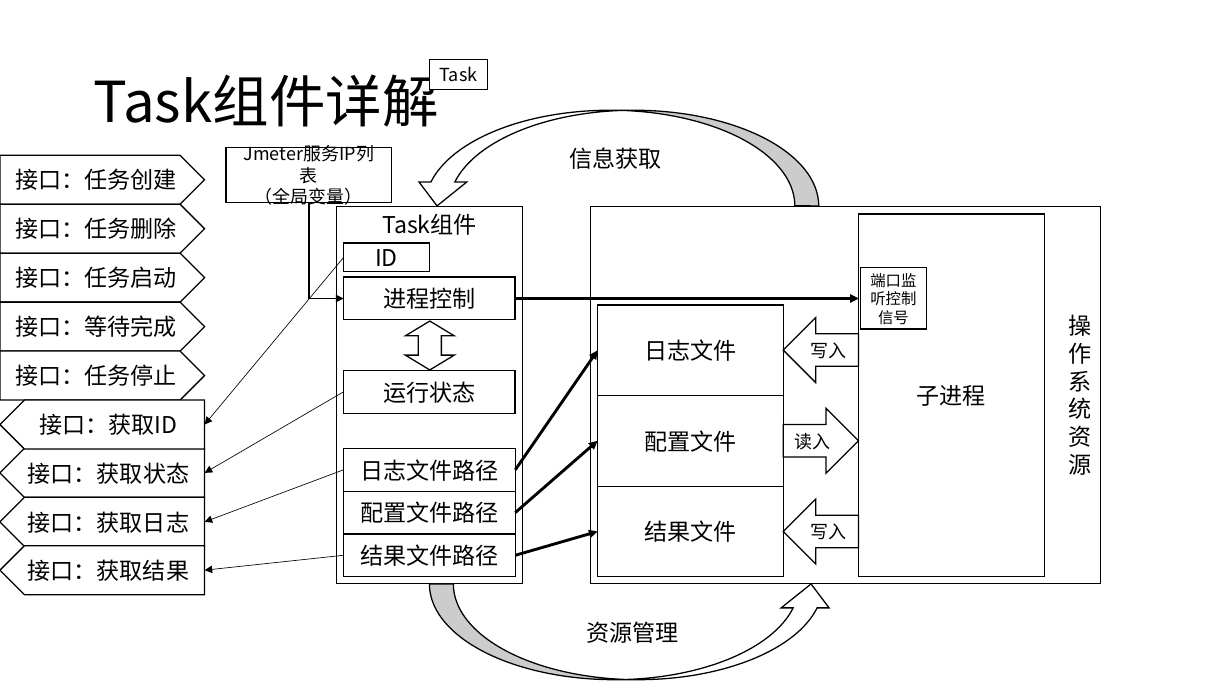
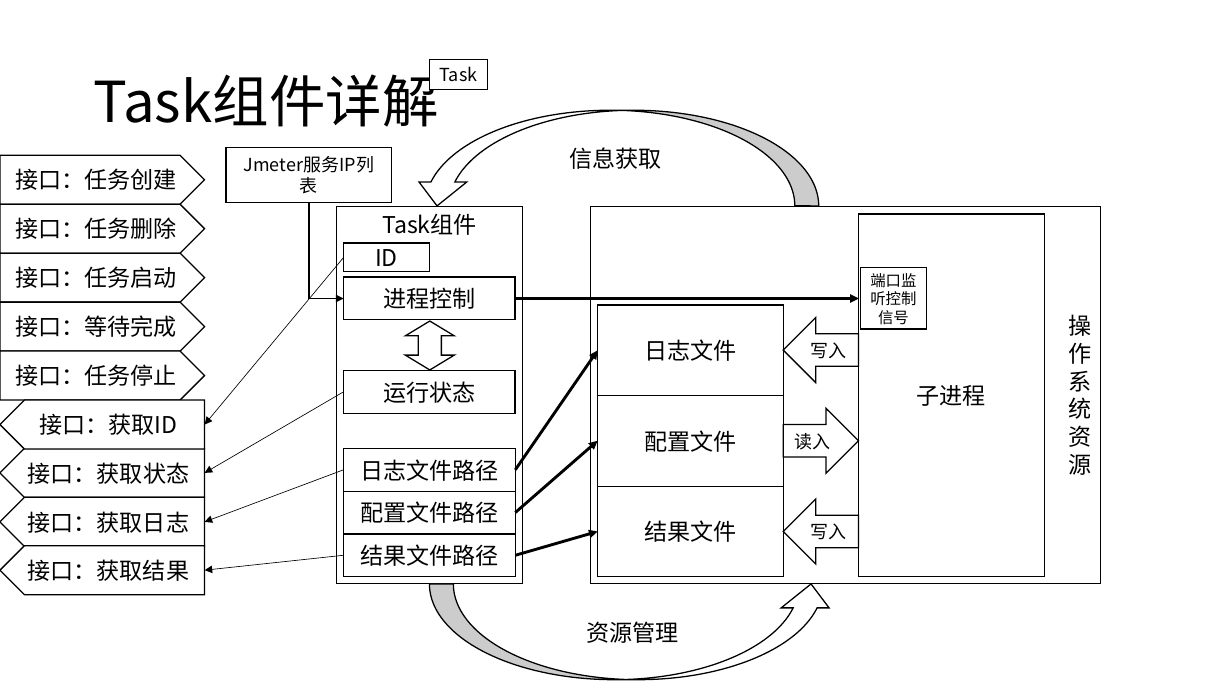
Before and after one commit to WuXiSTC/PressureMeter, a slide deck: slide 12 of 设计图.pptx. Drawn at 1232x693 pixels with LibreOffice and Linux fonts; fonts in the diff are those of the drawing. Boxes give left, top, right and bottom in pixels: in the first picture for what was removed or moved away, otherwise in the second. Text is boxed around its words. In the diff, an @@ line names an element or a change of style, - is before the commit and + after.

```diff
--- a/设计图.pptx
+++ b/设计图.pptx
@@ text in rectangle at bbox=[255, 187, 363, 209]: paragraph removed @@
-（全局变量）
```
Also in this commit, not shown: 2 other slides changed, 1 other file.
